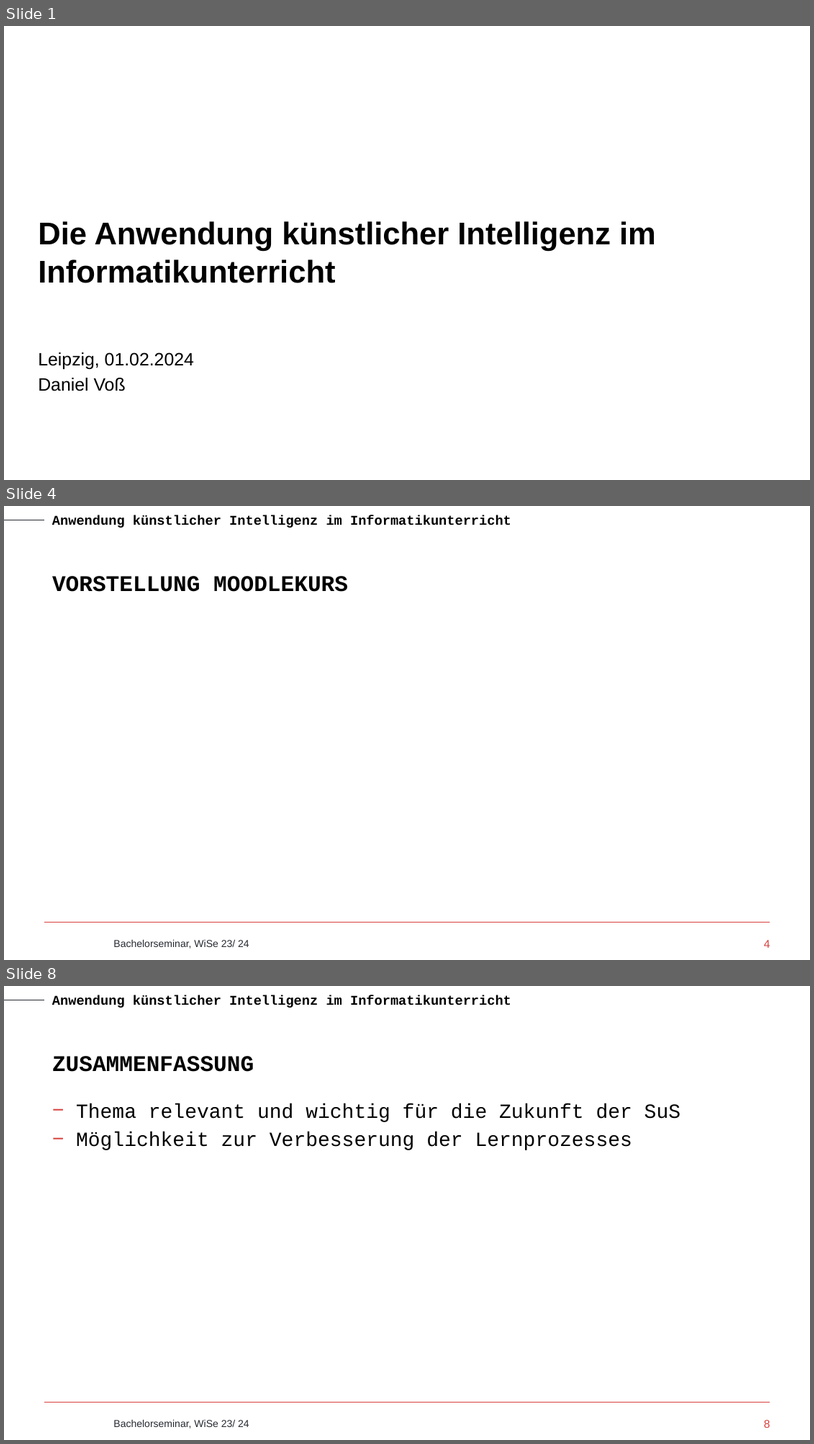
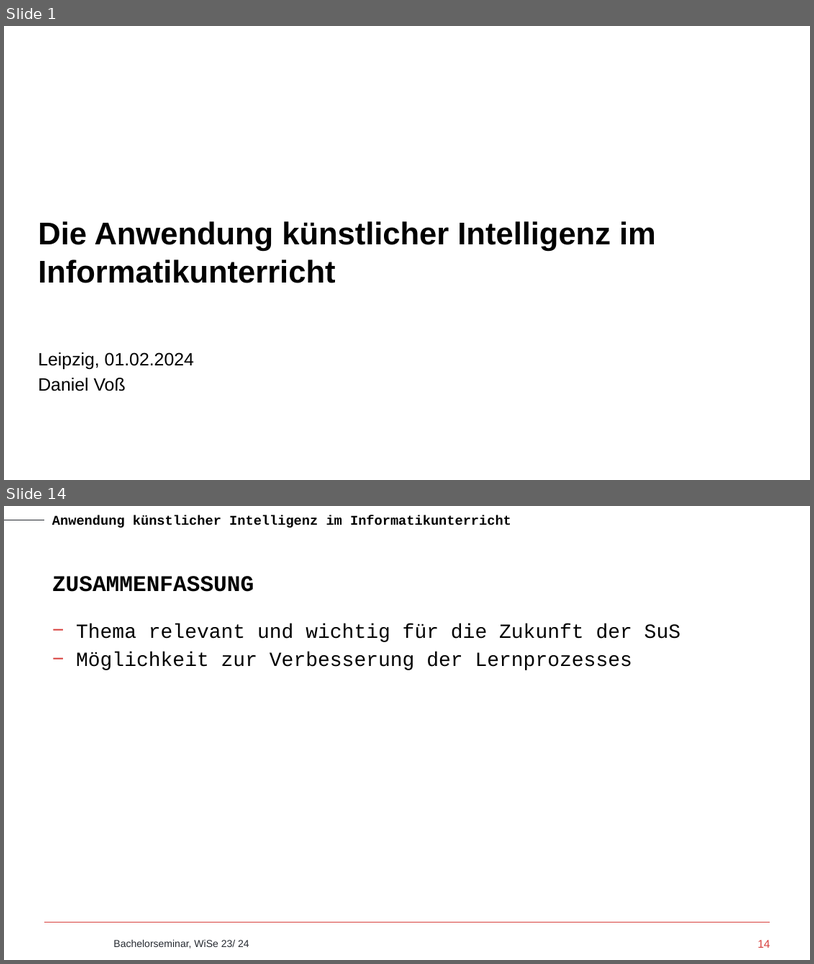
Before and after one commit to tira-io/tira-for-school, a slide deck: Bachelorseminar/Vortrag.pptx. Shown one above the other, each under a label of ours: slides 1, 4 and 8 before the commit, slides 1 and 14 after it; the slides between them are not shown. The pictures are 814x1444 and 814x964 pixels, drawn with LibreOffice and Linux fonts; fonts in the diff are those of the drawing; background and template pictures are left out. Boxes give left, top, right and bottom in pixels: in the first picture for what was removed or moved away, otherwise in the second. Text is boxed around its words. In the diff, an @@ line names an element or a change of style, - is before the commit and + after.

```diff
--- a/Bachelorseminar/Vortrag.pptx
+++ b/Bachelorseminar/Vortrag.pptx
@@ slide 4 removed at <box>4,506,810,960</box>, background #FFFFFF; not listed: 4 template elements that a slide beside it also shows @@
@@ title removed at <box>52,576,348,592</box> @@
-VORSTELLUNG MOODLEKURS
@@ page number removed at <box>764,939,771,947</box> @@
-4
@@ what was slide 8 is now slide 14 @@
@@ page number at <box>758,939,770,947</box>: text changed @@
-8
+14
```
Also in this commit, not shown: 5 slides changed, 7 slides added, 1 other file.
